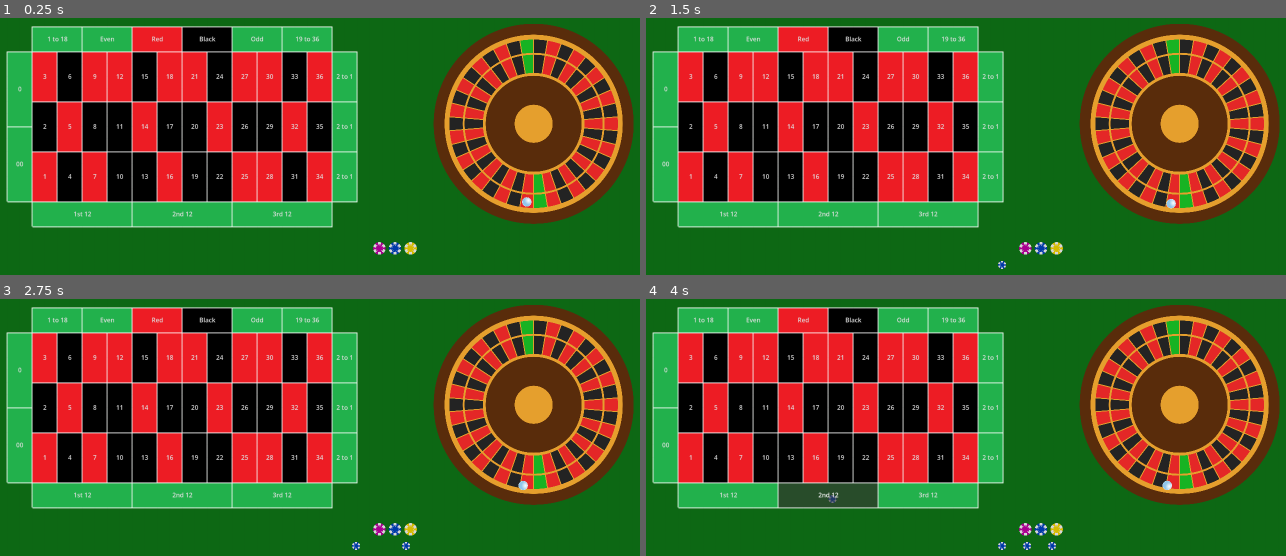
Above: before the commit, frames 1-4 (two rows, left to right).
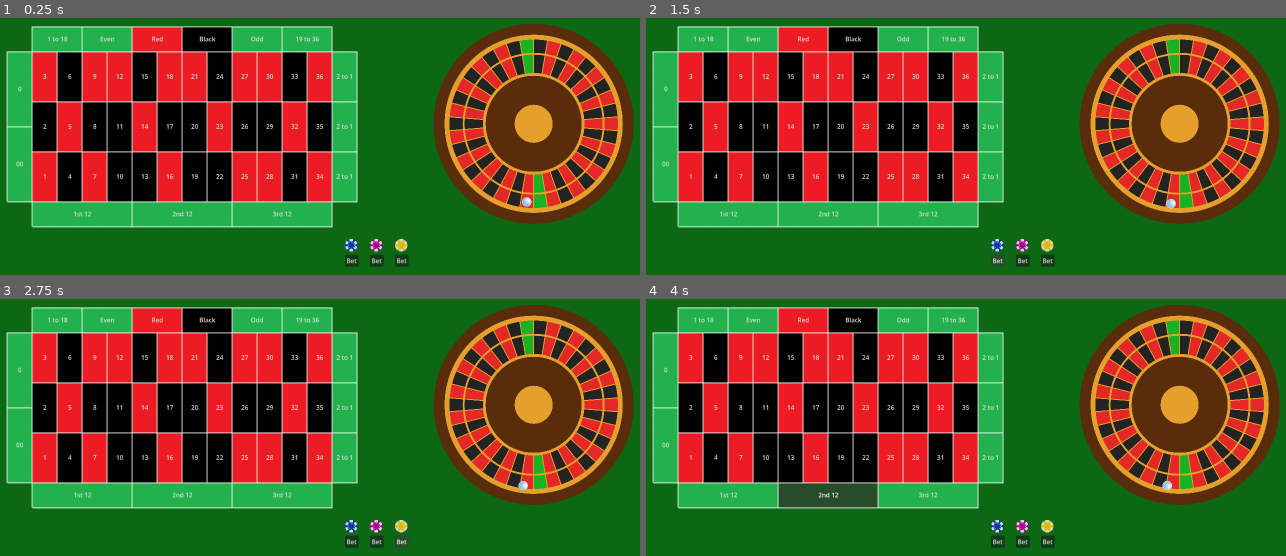
Above: after the commit, the same moments.

Repository: Ted-Landauer/godot-roulette
Game: Godot game, scene res://scenes/game.tscn
The game is run twice, just before and just after one commit, with the same random seed, the same clock (stepped at 60 frames per second) and the same inputs.
Inputs (mouse positions are in pixels of both pictures, inside the frame that each line leads up to):
- Up to frame 1 (0.25 s): no input
- Up to frame 2 (1.5 s): click "1st 12" at 0.5 s; click (998, 259) at 1.25 s, where only the run after the commit has a clickable "Bet"
- Up to frame 3 (2.75 s): click (403, 540) at 2 s, where only the run after the commit has a clickable "Bet"
- Up to frame 4 (4 s): click (1023, 540) at 2.75 s, where only the run after the commit has a clickable "Bet"; click "2nd 12" at 3.5 s

The runs differ from the first frame. In frame 1, 0.7% of the frame differs, in the area x 53-66%, y 85-97%; in frame 2, 0.7%; in frame 3, 0.7%; in frame 4, 0.8%, in the area x 28-66%, y 76-98%.

Commit message:
made spawned chips appear on top of buttons and started working on button clicking/betting area rendering only functionality

Diff:
--- a/scenes/game.tscn
+++ b/scenes/game.tscn
@@ -13,6 +13,7 @@
 [ext_resource type="Texture2D" uid="uid://bdyci42vaqbe4" path="res://assets/Roulette Images/Chip_Yellow.png" id="10_dinhu"]
 [ext_resource type="Theme" uid="uid://bcinwodsrhrqw" path="res://assets/RedButtonTheme.tres" id="11_dinhu"]
 [ext_resource type="Theme" uid="uid://dwbtda1bx0g2p" path="res://assets/GreenButtonTheme.tres" id="11_kvuet"]
+[ext_resource type="Script" uid="uid://yhdoasdcgnvi" path="res://scripts/buttons.gd" id="12_ir15t"]
 [ext_resource type="Theme" uid="uid://oitt6lg50an4" path="res://assets/BlackButtonTheme.tres" id="12_kvuet"]
 
 [sub_resource type="TileSetAtlasSource" id="TileSetAtlasSource_lbhrr"]
@@ -213,6 +214,9 @@
 tile_size = Vector2i(32, 32)
 sources/0 = SubResource("TileSetAtlasSource_trtic")
 
+[sub_resource type="RectangleShape2D" id="RectangleShape2D_ir15t"]
+size = Vector2(896, 512)
+
 [node name="Game" type="Node2D" unique_id=1711731315]
 script = ExtResource("1_trtic")
 
@@ -491,9 +495,12 @@
 text = "Owned:"
 
 [node name="Chips" type="Node2D" parent="." unique_id=582944700]
+z_index = 3
 
 [node name="BlueChip" type="StaticBody2D" parent="Chips" unique_id=453421924]
-position = Vector2(1072, 776)
+z_as_relative = false
+y_sort_enabled = true
+position = Vector2(960, 768)
 
 [node name="Sprite2D" type="Sprite2D" parent="Chips/BlueChip" unique_id=1478699359]
 position = Vector2(15.999955, 16.000002)
@@ -501,7 +508,7 @@
 texture = ExtResource("8_vtaks")
 
 [node name="PurpleChip" type="StaticBody2D" parent="Chips" unique_id=1509090757]
-position = Vector2(1032, 776)
+position = Vector2(1024, 768)
 
 [node name="Sprite2D" type="Sprite2D" parent="Chips/PurpleChip" unique_id=1164440172]
 position = Vector2(16.000006, 16)
@@ -509,7 +516,7 @@
 texture = ExtResource("9_kvpfn")
 
 [node name="YellowChip" type="StaticBody2D" parent="Chips" unique_id=187011052]
-position = Vector2(1112, 776)
+position = Vector2(1088, 768)
 
 [node name="Sprite2D" type="Sprite2D" parent="Chips/YellowChip" unique_id=1094513561]
 position = Vector2(15.999991, 16.000021)
@@ -519,18 +526,19 @@
 [node name="DividingLines" type="Node" parent="." unique_id=1771332054]
 
 [node name="HorizontalLines" type="TileMapLayer" parent="DividingLines" unique_id=342652749]
-z_index = 5
+z_index = 1
 tile_map_data = PackedByteArray("AAAFAAcAAAAAAAMAAAANAAcAAAAAAAMAAAAGAAcAAAAAAAMAAAAHAAcAAAAAAAMAAAAIAAcAAAAAAAMAAAAJAA …(2448 unchanged characters)…
 tile_set = SubResource("TileSet_ir15t")
 metadata/_edit_lock_ = true
 
 [node name="VerticalLines" type="TileMapLayer" parent="DividingLines" unique_id=354410183]
-z_index = 5
+z_index = 1
 tile_map_data = PackedByteArray("AAACAAkAAAABAAMAAAACAAoAAAABAAMAAAACAAsAAAABAAMAAAACAAwAAAABAAMAAAACAA0AAAABAAMAAAACAA …(3152 unchanged characters)…
 tile_set = SubResource("TileSet_ir15t")
 metadata/_edit_lock_ = true
 
 [node name="Buttons" type="Node" parent="." unique_id=287152887]
+script = ExtResource("12_ir15t")
 
 [node name="1st 12" type="Button" parent="Buttons" unique_id=285751783]
 offset_left = 160.0
@@ -981,3 +989,34 @@
 theme = ExtResource("11_dinhu")
 text = "36"
 icon_alignment = 1
+
+[node name="BlueChip" type="Button" parent="Buttons" unique_id=456971706]
+offset_left = 960.0
+offset_top = 808.0
+offset_right = 995.0
+offset_bottom = 839.0
+text = "Bet"
+
+[node name="YellowChip" type="Button" parent="Buttons" unique_id=240593805]
+offset_left = 1088.0
+offset_top = 808.0
+offset_right = 1123.0
+offset_bottom = 839.0
+text = "Bet"
+
+[node name="PurpleChip" type="Button" parent="Buttons" unique_id=780596851]
+offset_left = 1024.0
+offset_top = 808.0
+offset_right = 1059.0
+offset_bottom = 839.0
+text = "Bet"
+
+[node name="BettingArea" type="CollisionShape2D" parent="." unique_id=458063980]
+top_level = true
+position = Vector2(544, 480)
+shape = SubResource("RectangleShape2D_ir15t")
+
+[connection signal="pressed" from="Buttons/1st 12" to="Buttons" method="_on_st_12_pressed"]
+[connection signal="pressed" from="Buttons/BlueChip" to="." method="_on_blue_chip_pressed"]
+[connection signal="pressed" from="Buttons/YellowChip" to="." method="_on_yellow_chip_pressed"]
+[connection signal="pressed" from="Buttons/PurpleChip" to="." method="_on_purple_chip_pressed"]
--- /dev/null
+++ b/scripts/buttons.gd
@@ -0,0 +1,17 @@
+extends Node
+
+
+# Called when the node enters the scene tree for the first time.
+func _ready() -> void:
+	pass # Replace with function body.
+
+
+# Called every frame. 'delta' is the elapsed time since the previous frame.
+func _process(delta: float) -> void:
+	pass
+
+
+func _on_st_12_pressed() -> void:
+	print("bet placed")
+	#if $game.chipColor == 0:
+		#print("blue chip bet placed")
--- a/scripts/game.gd
+++ b/scripts/game.gd
@@ -1,8 +1,14 @@
 extends Node2D
+#Should have called this Main
 
 var blueChip: = preload("res://scenes/blue_chip.tscn")
-#Should have called this Main
+var purpleChip: = preload("res://scenes/purple_chip.tscn")
+var yellowChip: = preload("res://scenes/yellow_chip.tscn")
 
+#variable to determine which chip is needed, 0: blue, 1: purple, 2: yellow
+var chipColor = 0
+
+var inBettingArea = false
 
 # Called when the node enters the scene tree for the first time.
 func _ready() -> void:
@@ -12,38 +18,78 @@
 	var newBlueChip = blueChip.instantiate()
 	var mouse: Vector2 = get_viewport().get_mouse_position()
 
-	#newBlueChip.scale = Vector2(1, 1)
+	newBlueChip.top_level = true
 	newBlueChip.scale.x = .1
 	newBlueChip.scale.y = .1
-	#newBlueChip.position.x = (mouse.x - 250) / 2.5
-	#newBlueChip.position.y = (mouse.y - 205) / 2.5
 	newBlueChip.position = mouse
-	#newBlueChip.position.y = mouse.y
+
 	add_child(newBlueChip)
 	print("added blue chip")
-	print("Mouse Position is..." + str(mouse))
-	print("Chip Position without setting is..." + str(newBlueChip.position))
-	print("Viewport window size is..." + str(get_viewport().size.x) + ", " + str(get_viewport().size.y))
-	#print("Camera Position is..." + str($Camera2D.position))
+
+func spawnPurpleChip():
+	var newPurpleChip = purpleChip.instantiate()
+	var mouse: Vector2 = get_viewport().get_mouse_position()
+
+	newPurpleChip.top_level = true
+	newPurpleChip.scale.x = .1
+	newPurpleChip.scale.y = .1
+	newPurpleChip.position = mouse
+
+	add_child(newPurpleChip)
+	print("added purple chip")
+
+func spawnYellowChip():
+	var newYellowChip = yellowChip.instantiate()
+	var mouse: Vector2 = get_viewport().get_mouse_position()
+
+	newYellowChip.top_level = true
+	newYellowChip.scale.x = .1
+	newYellowChip.scale.y = .1
+	newYellowChip.position = mouse
+
+	add_child(newYellowChip)
+	print("added yellow chip")
+
+func checkBettingArea():
+	if $BettingArea.mouse_entered():
+		inBettingArea = true
+		print("in the betting area")
+	elif $BettingArea.mouse_exited():
+		inBettingArea = false
+		print("out of betting area")
 
 func _input(event):
 	if event is InputEventMouseButton and event.is_pressed():
-		if event.button_index == MOUSE_BUTTON_LEFT:
-			#print("Space was pressed and spinning is, " + str(spinning))
-			## WIP
-			#$"ChipsOld/Blue Chip".instance()
-			#blueChip.instance()
+		if event.button_index == MOUSE_BUTTON_LEFT and inBettingArea == true:
 			print ("Mouse Clicked")
-			spawnBlueChip()
-
-			#print("now spinning is, " + str(spinning))
 
 
 
-
-			#print("Timeout is here and spinning is, " + str(spinning))
-
+			match chipColor:
+				0:
+					spawnBlueChip()
+				1:
+					spawnPurpleChip()
+				2:
+					spawnYellowChip()
+				_:
+					print("Something went wrong")
 
 # Called every frame. 'delta' is the elapsed time since the previous frame.
 func _process(delta: float) -> void:
 	pass
+
+
+func _on_purple_chip_pressed() -> void:
+	print("Purple Chip Selected")
+	chipColor = 1
+
+
+func _on_blue_chip_pressed() -> void:
+	print("Blue Chip Selected")
+	chipColor = 0
+
+
+func _on_yellow_chip_pressed() -> void:
+	print("Yellow Chip Selected")
+	chipColor = 2
Not shown, added: scripts/buttons.gd.uid
